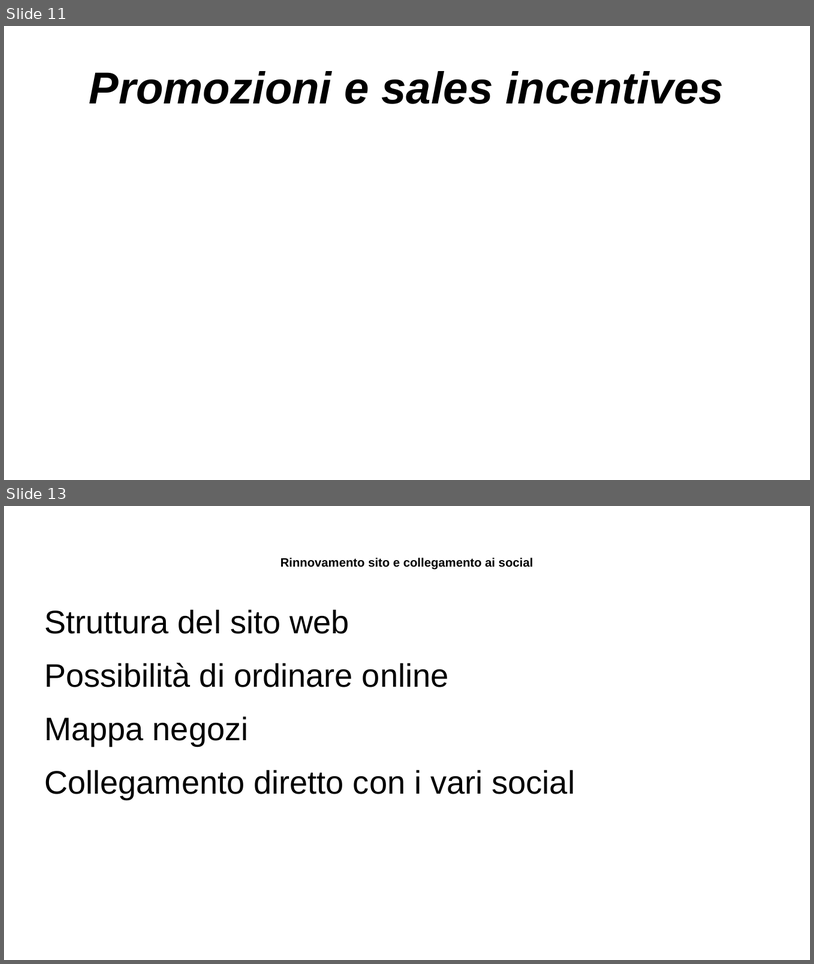
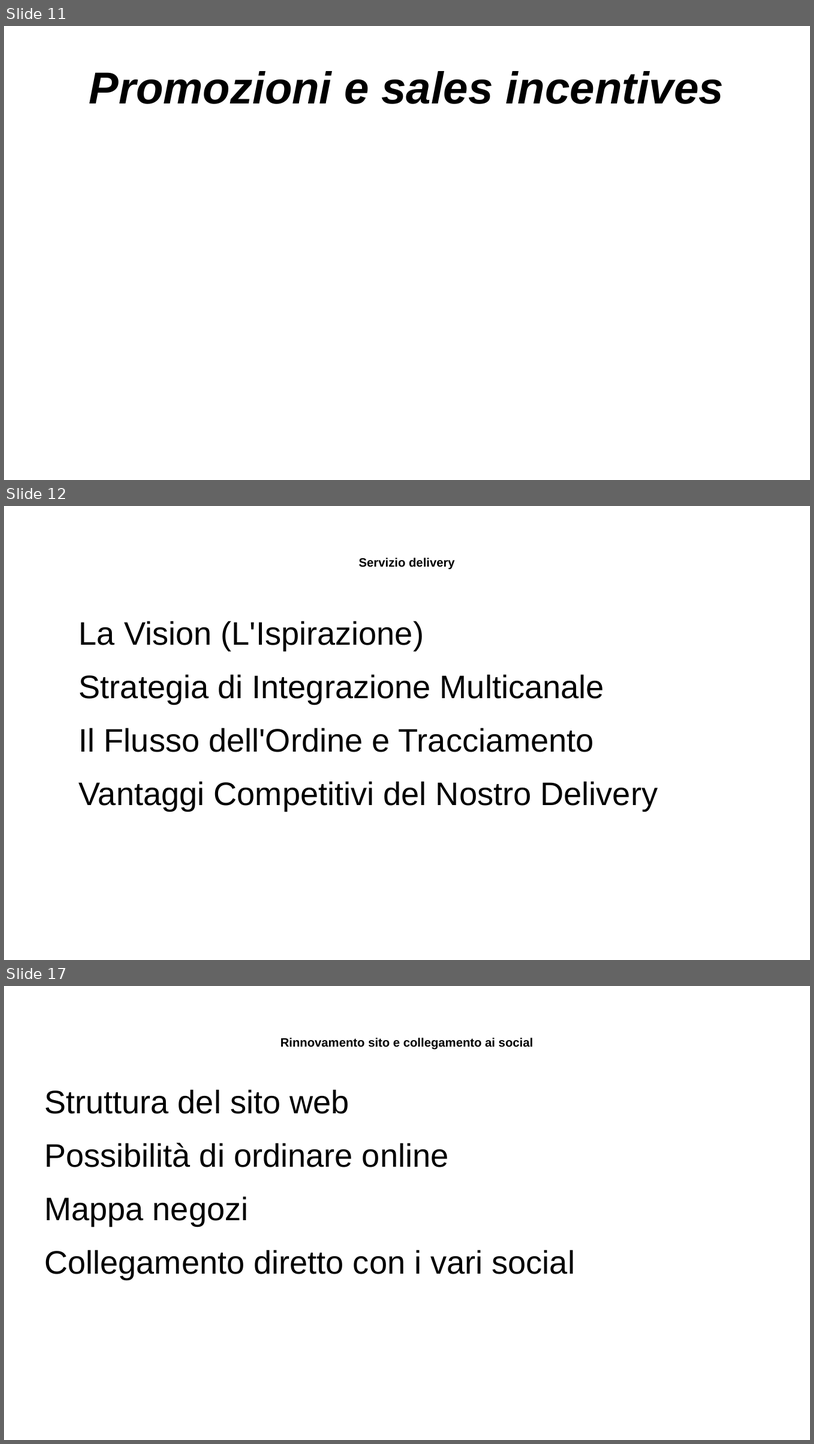
Before and after one commit to Jack-Ark-01/JustBurgerProjectWork, a slide deck: SecondaSuddivisioneGruppi/Logica/Materiale PPT/PPT lavoro.odp. Shown one above the other, each under a label of ours: slides 11 and 13 before the commit, slides 11, 12 and 17 after it; the slides between them are not shown. The pictures are 814x964 and 814x1444 pixels, drawn with LibreOffice and Linux fonts; fonts in the diff are those of the drawing. Boxes give left, top, right and bottom in pixels: in the first picture for what was removed or moved away, otherwise in the second. Text is boxed around its words. In the diff, an @@ line names an element or a change of style, - is before the commit and + after.

Commit message:
10/06, Mattia ci ha consegnato il suo lavoro sulle slide relative al servizio delivery e noi le abbiamo incorporate

```diff
--- a/SecondaSuddivisioneGruppi/Logica/Materiale PPT/PPT lavoro.odp
+++ b/SecondaSuddivisioneGruppi/Logica/Materiale PPT/PPT lavoro.odp
@@ slide 12 added at (4,506,810,960), background #FFFFFF @@
@@ title added at (359,558,455,570), 12 pt, text #000000, bold @@
+Servizio delivery
@@ text added at (79,621,658,810), 32 pt, text #000000 @@
+La Vision (L'Ispirazione)
+Strategia di Integrazione Multicanale
+Il Flusso dell'Ordine e Tracciamento
+Vantaggi Competitivi del Nostro Delivery
@@ what was slide 13 is now slide 17 @@
```
Also in this commit, not shown: 4 other slides added, 1 slide removed, 2 other files.
